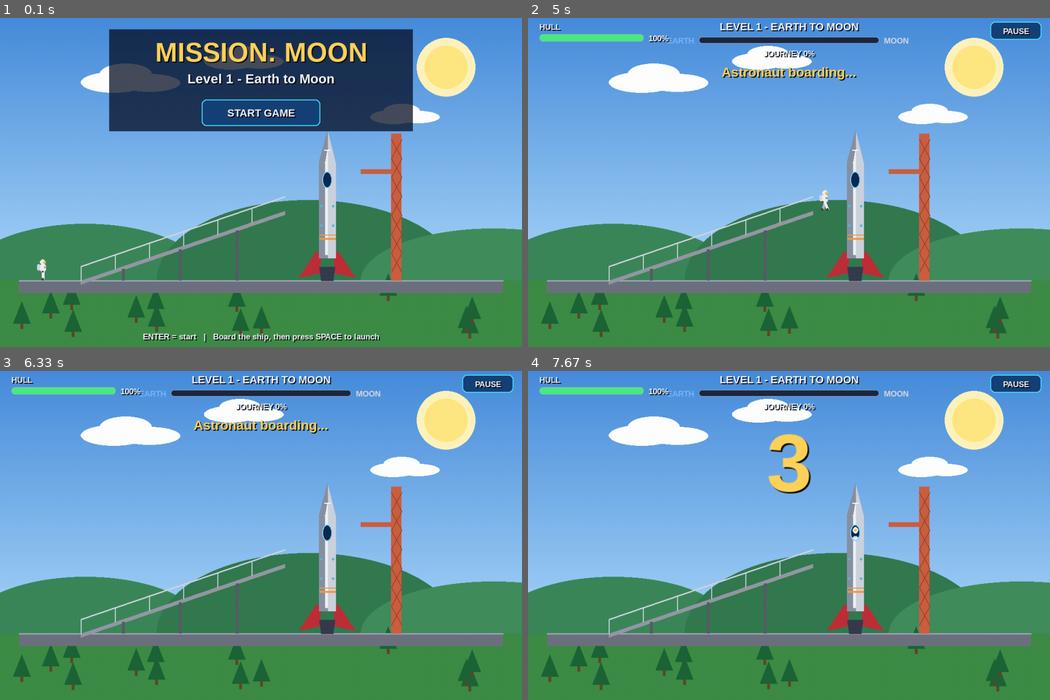
Above: before the commit, frames 1-4 (two rows, left to right).
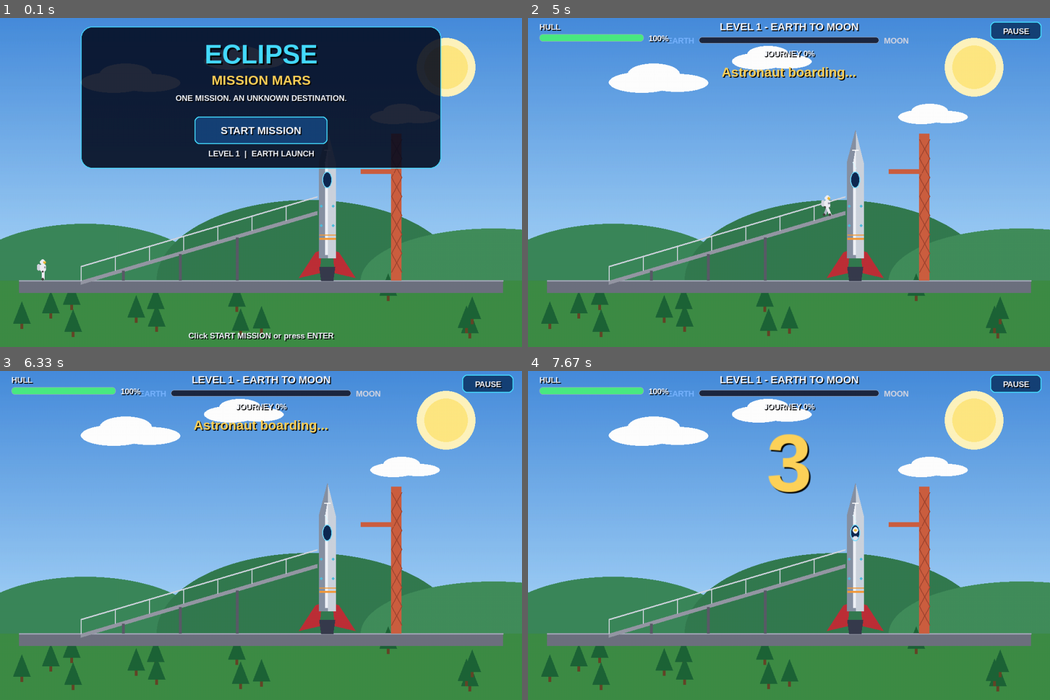
Above: after the commit, the same moments.

Repository: meghana-468/ECLIPSE
Game: pygame game, started from level1.py
Same seed, same stepped clock (60 frames per second), same inputs: the game is played once before the commit and once after it.
Inputs (mouse positions are in pixels of both pictures, inside the frame that each line leads up to):
- Up to frame 1 (0.1 s): no input
- Up to frame 2 (5 s): tap Enter at 0.33 s; click (789, 202) at 0.72 s
- Up to frame 3 (6.33 s): no input
- Up to frame 4 (7.67 s): tap Enter at 7.5 s

The runs differ from the first frame. In frame 1, 31% of the frame differs, in the area x 15-85%, y 2-99%; in frame 2, 1.5%; in frame 3, 1.4%; in frame 4, 1.4%.

Commit message:
Improve Level 1 and title screen

Diff:
--- a/level1.py
+++ b/level1.py
@@ -404,7 +404,7 @@
 
 # Boarding path: along the pad, up the ramp, into the doorway.
 _DOOR_BOTTOM_Y = GROUND_Y - 4.3 * LAUNCH_SCALE
-_HULL_EDGE_X = LAUNCH_SHIP_X - 2.62 * LAUNCH_SCALE
+_HULL_EDGE_X = LAUNCH_SHIP_X - 0.64 * LAUNCH_SCALE  # ramp reaches the rocket's left side
 ASTRO_PATH = [(90.0, float(GROUND_Y)), (170.0, float(GROUND_Y)),
               (_HULL_EDGE_X, _DOOR_BOTTOM_Y),
               (_HULL_EDGE_X + 31.0, _DOOR_BOTTOM_Y)]
@@ -553,7 +553,7 @@
         self.stars = make_stars(190)
         self.parts = Particles()
 
-        self.start_btn = Button((W // 2 - 125, 178, 250, 56), "START GAME")
+        self.start_btn = Button((W // 2 - 140, 214, 280, 58), "START MISSION")
         self.launch_btn = Button((W // 2 - 140, 178, 280, 56), "LAUNCH ROCKET")
         self.pause_btn = Button((W - 126, 14, 108, 38), "PAUSE")
         self.resume_btn = Button((W // 2 - 140, 300, 280, 52), "RESUME")
@@ -1040,15 +1040,23 @@
     def _draw_ui(self, c, mouse):
         st = self.state
         if st == "menu":
-            panel = pygame.Surface((640, 215))
-            panel.fill((6, 14, 36))
-            panel.set_alpha(190)
-            c.blit(panel, (W // 2 - 320, 30))
-            draw_text(c, "MISSION: MOON", self.f_big, GOLD, (W // 2, 78))
-            draw_text(c, "Level 1 - Earth to Moon", self.f_med, WHITE, (W // 2, 134))
+            # Title overlay: keeps the existing launch-pad scene underneath.
+            panel = pygame.Surface((760, 300), pygame.SRCALPHA)
+            pygame.draw.rect(panel, (5, 12, 32, 225), panel.get_rect(), border_radius=24)
+            pygame.draw.rect(panel, (70, 220, 255, 210), panel.get_rect(), 2, border_radius=24)
+            c.blit(panel, (W // 2 - 380, 24))
+
+            # A subtle pulse gives the title life without needing external assets.
+            pulse = 1.0 + 0.025 * math.sin(self.t * 2.2)
+            draw_text_scaled(c, "ECLIPSE", self.f_big, CYAN, (W // 2, 82), pulse)
+            draw_text(c, "MISSION MARS", self.f_med, GOLD, (W // 2, 137))
+            draw_text(c, "ONE MISSION. AN UNKNOWN DESTINATION.", self.f_small,
+                      WHITE, (W // 2, 174))
             self.start_btn.draw(c, self.f_btn, mouse)
-            draw_text(c, "ENTER = start   |   Board the ship, then press SPACE to launch",
-                      self.f_small, WHITE, (W // 2, H - 22))
+            draw_text(c, "LEVEL 1  |  EARTH LAUNCH", self.f_small, WHITE,
+                      (W // 2, 292))
+            draw_text(c, "Click START MISSION or press ENTER",
+                      self.f_small, WHITE, (W // 2, H - 24))
             return
 
         self._draw_hud(c, mouse)
@@ -1151,7 +1159,7 @@
 def main():
     pygame.init()
     screen = pygame.display.set_mode((W, H))
-    pygame.display.set_caption("Level 1 - Earth to Moon")
+    pygame.display.set_caption("ECLIPSE: Mission Mars | Level 1")
 
     def level_done():
         print("Level 1 complete - the main game would start Level 2 now.")
